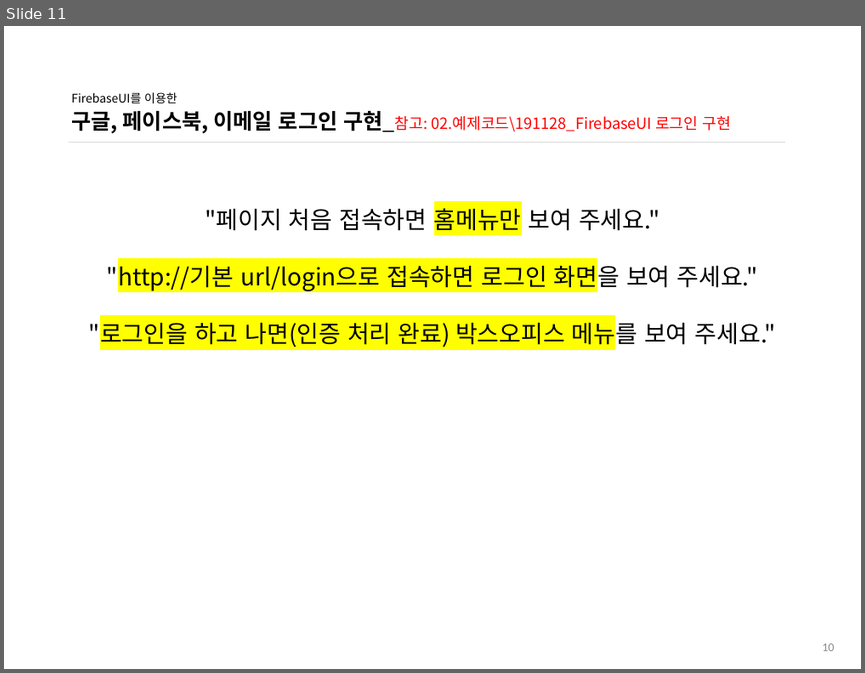
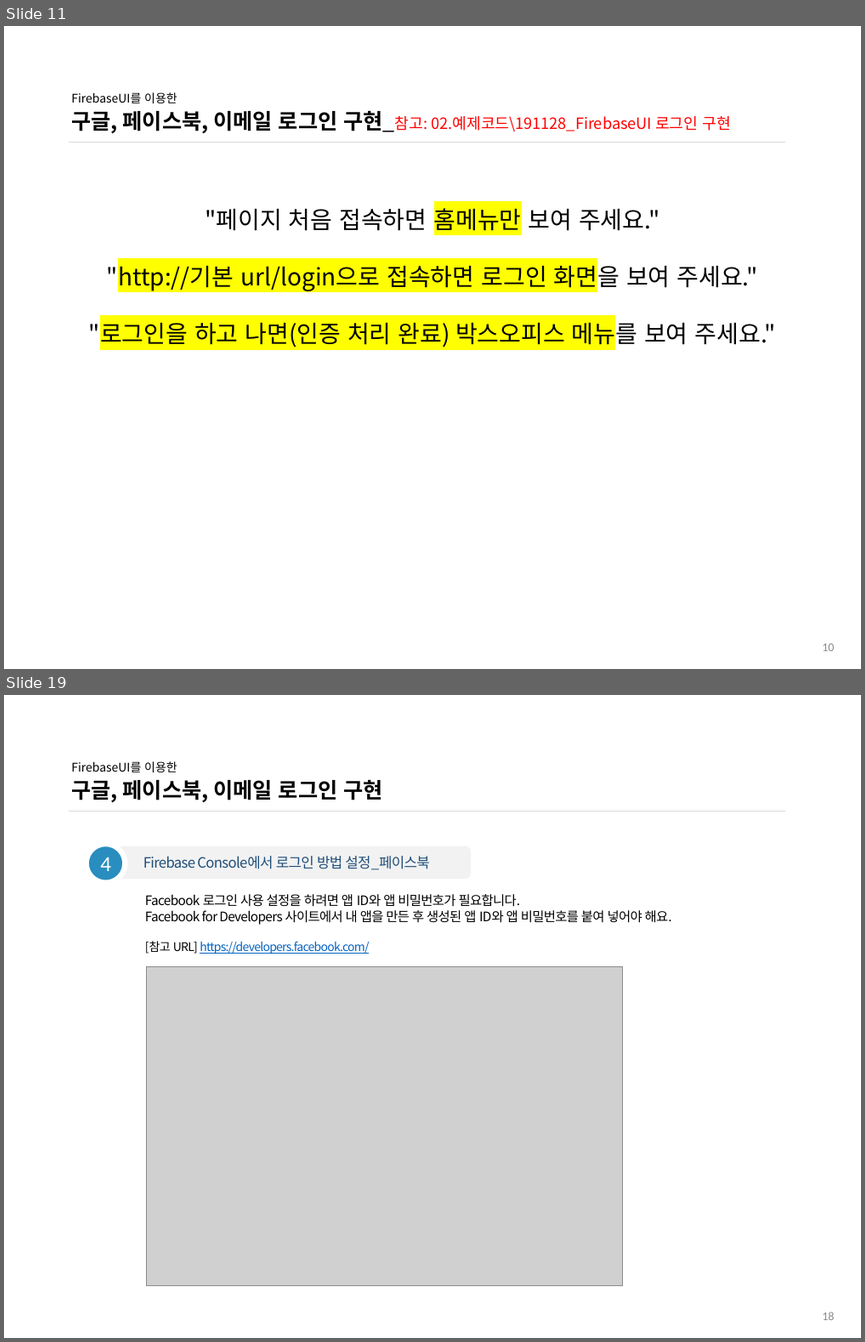
Before and after one commit to ddowon/vueStudy, a slide deck: 01.참고자료/191128_FirebaseUI 로그인 구현.pptx. Shown one above the other, each under a label of ours: slide 11 before the commit, slides 11 and 19 after it; the slides between them are not shown. The pictures are 865x673 and 865x1342 pixels, drawn with LibreOffice and Linux fonts; fonts in the diff are those of the drawing; grey boxes stand for pictures; background and template pictures are left out. Boxes give left, top, right and bottom in pixels: in the first picture for what was removed or moved away, otherwise in the second. Text is boxed around its words. In the diff, an @@ line names an element or a change of style, - is before the commit and + after.

Commit message:
12월 5일 15차 FirebaseUI 인증 스터디 자료 내용 보완

```diff
--- a/01.참고자료/191128_FirebaseUI 로그인 구현.pptx
+++ b/01.참고자료/191128_FirebaseUI 로그인 구현.pptx
@@ slide 19 added at (4,695,861,1338), background #FFFFFF @@
@@ title added at (71,761,383,803), 18 pt, text #000000, bold @@
+FirebaseUI를 이용한
+구글, 페이스북, 이메일 로그인 구현
@@ line added from (69, 811) to (785, 811), #D9D9D9 0.5 pt @@
@@ ellipse added at (86,844,125,883), fill #298DBF, outline #FFFFFF 4.5 pt, 18 pt, text #FFFFFF @@
+4
@@ rounded rectangle added at (108,845,471,879), fill #F2F2F2, 12 pt, text #1F4E79 @@
+Firebase Console에서 로그인 방법 설정_페이스북
@@ text added at (145,894,672,954), 11 pt, text #000000 @@
+Facebook 로그인 사용 설정을 하려면 앱 ID와 앱 비밀번호가 필요합니다.
+Facebook for Developers 사이트에서 내 앱을 만든 후 생성된 앱 ID와 앱 비밀번호를 붙여 넣어야 해요.
+[참고 URL] https://developers.facebook.com/
@@ picture added at (146,967,623,1287) @@
@@ page number added at (822,1311,834,1320), 10 pt, text #8C8C8C @@
+18
```
Also in this commit, not shown: 5 slides changed, 11 other slides added.
